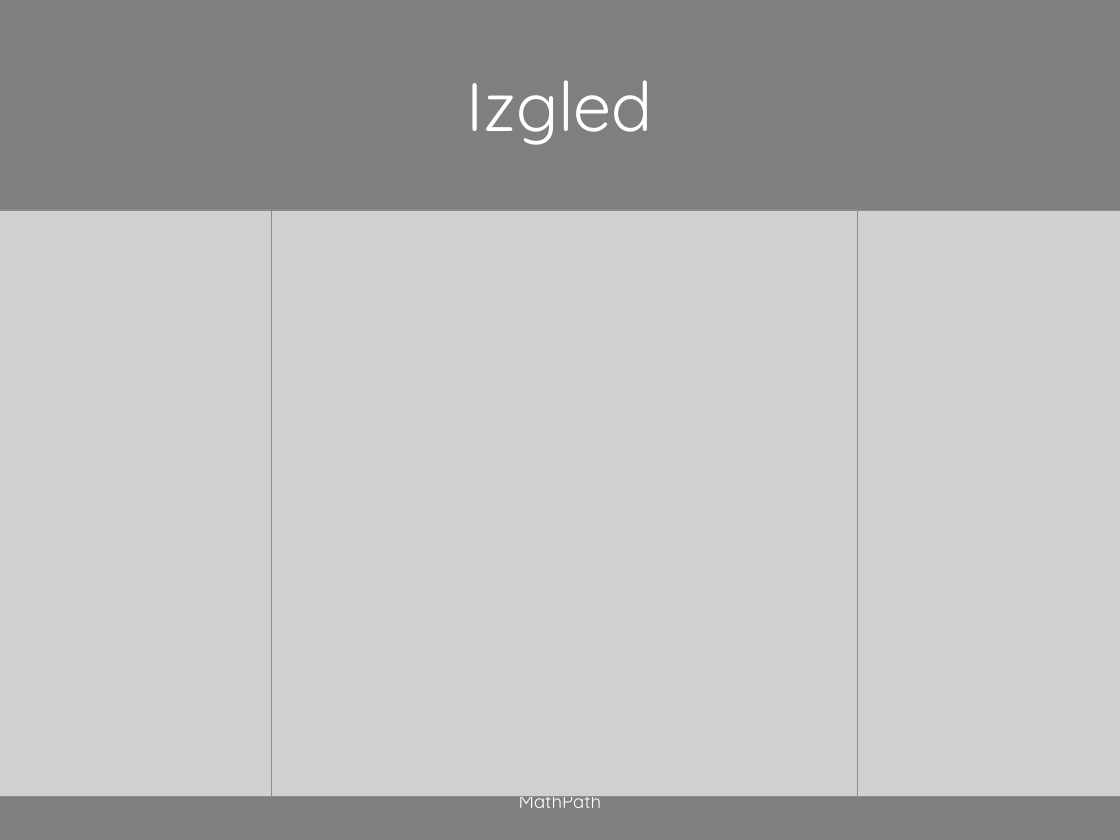
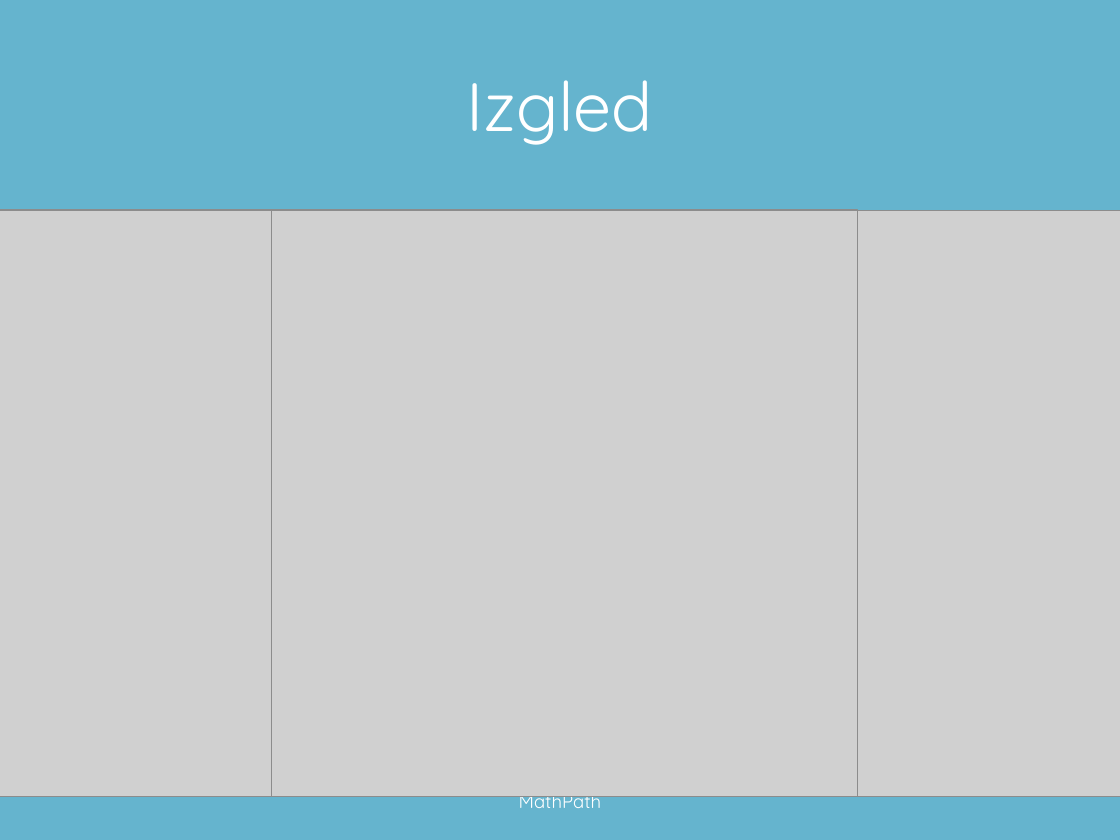
Before and after one commit to cromat/MathPath, a slide deck: slide 4 of MathPath.pptx (slide 3 before the commit). Drawn at 1120x840 pixels with LibreOffice and Linux fonts; fonts in the diff are those of the drawing; grey boxes stand for pictures. Boxes give left, top, right and bottom in pixels: in the first picture for what was removed or moved away, otherwise in the second. Text is boxed around its words. In the diff, an @@ line names an element or a change of style, - is before the commit and + after.

```diff
--- a/MathPath.pptx
+++ b/MathPath.pptx
@@ background #7F7F7F to #65B4CE @@
```
Also in this commit, not shown: 5 other slides changed, 1 slide added.
